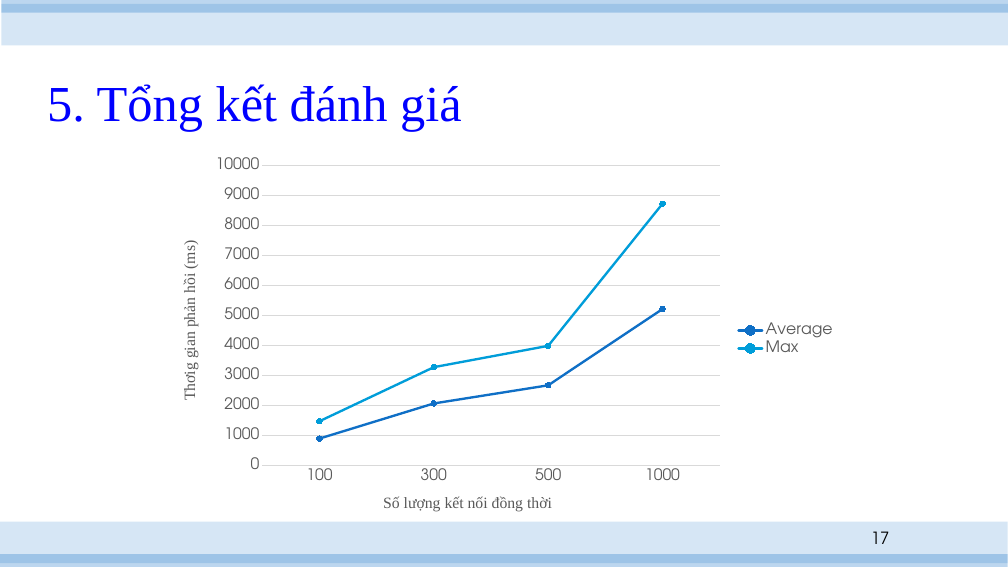
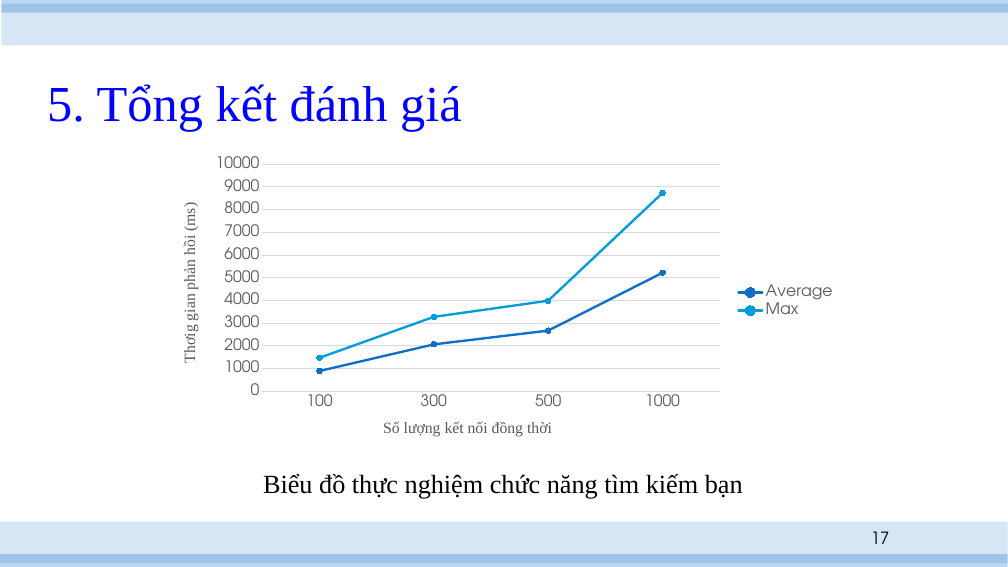
Before and after one commit to hvngoc/Presentation, a slide deck: slide 17 of slide.pptx. Drawn at 1008x567 pixels with LibreOffice and Linux fonts; fonts in the diff are those of the drawing. Boxes give left, top, right and bottom in pixels: in the first picture for what was removed or moved away, otherwise in the second. Text is boxed around its words. In the diff, an @@ line names an element or a change of style, - is before the commit and + after.

```diff
--- a/slide.pptx
+++ b/slide.pptx
@@ line chart: place and size @@
-line chart at (164,150,845,529)
+line chart at (164,150,845,453)
@@ text added at (263,474,743,499), 25 pt, text #000000 @@
+Biểu đồ thực nghiệm chức năng tìm kiếm bạn
```
Also in this commit, not shown: 7 other slides changed.
